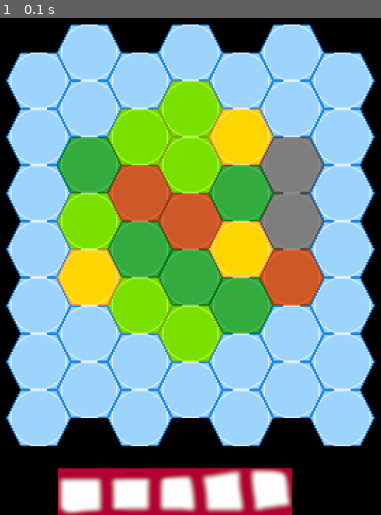
Above: before the commit, frame 1.
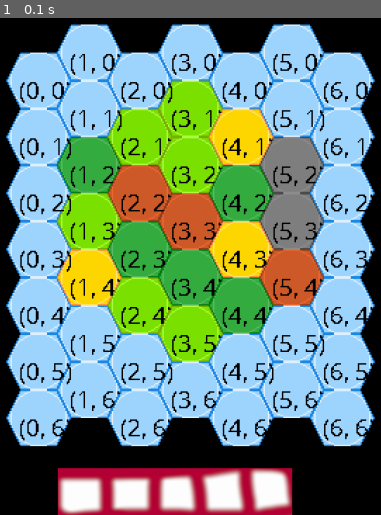
Above: after the commit, the same moment.

Repository: mplch/catanpy
Game: pygame game, started from run.py
Two runs of this game, one before a commit and one after it. Both use one fixed random seed, a clock stepped at 60 frames per second and the inputs below.
Inputs:
- Up to frame 1 (0.1 s): no input

The runs differ from the first frame. In frame 1, 7.5% of the frame differs, in the area x 5-99%, y 7-86%.

Commit message:
W,9; Coords print on hextiles.

Diff:
--- a/run.py
+++ b/run.py
@@ -7,6 +7,7 @@
 * pygame transparent screen when run from explorer
 * EDIT: Skaluji canvas --> RESI pozdejsi pokladani budov
 * je potreba spravne zadefinovat transformacni souradnicove funkce
+* mozna bych si usnadnil zivot CENTRICKOU geometrii - hexy, fonty...
 """
 
 #----- IMPORTS ------------------------------------------------------
@@ -34,6 +35,12 @@
 Mountains.png  Pasture.png".split('  ')
 for t in hexlands: print(">",t,"<")
 
+COORD_TILES_FONT_SIZE = 18
+COORD_TILES_FONT_COLOR = (200, 50, 50)
+COORD_TILES_FONT_COLOR = (0, 0, 0)
+COORD_TILE_X_OFFSET = 9
+COORD_TILE_Y_OFFSET = 20
+
 #----- FUNCTIONS ------------------------------------------------------
 
 def putTile(type, coords):
@@ -43,6 +50,12 @@
     #    img = pygame.transform.scale_by(img, (SCA, SCA))
     img = pygame.transform.rotate(img, 90)
     surf_board.blit(img, coords)
+
+def coordPrintTile(c, r, x, y):
+    text_surface = my_font.render(f"({c}, {r})", False, COORD_TILES_FONT_COLOR)
+    surf_board.blit(text_surface, (x+COORD_TILE_X_OFFSET, y+COORD_TILE_Y_OFFSET))
+    print("hi")
+
 
 def placeHex(type, c, r):
     # uz si nepamatuji, co melo byt con,
@@ -54,10 +67,12 @@
         x = x_off + c * (tileSize - hor_con)
         y = y_off + r * (tileSize - ver_con)
         putTile(type, (x, y))
+        coordPrintTile(c, r, x, y)
     else:
         x = x_off + c * (tileSize - hor_con)
         y = y_off + r * (tileSize - ver_con) + tileSize // 2 - 3  # magic number 3 ?!
         putTile(type, (x, y))
+        coordPrintTile(c, r, x, y)
 
 def draw_map_rectangle(w, h):
     for c in range(w):
@@ -94,6 +109,8 @@
 #----- SETUP ------------------------------------------------------
 
 pygame.init()
+pygame.font.init()
+my_font = pygame.font.SysFont('Comic Sans MS', COORD_TILES_FONT_SIZE)
 screen = pygame.display.set_mode((0,0), pygame.FULLSCREEN)
 W, H = screen.get_size()
 print(f"Screen size: {W} x {H}")
